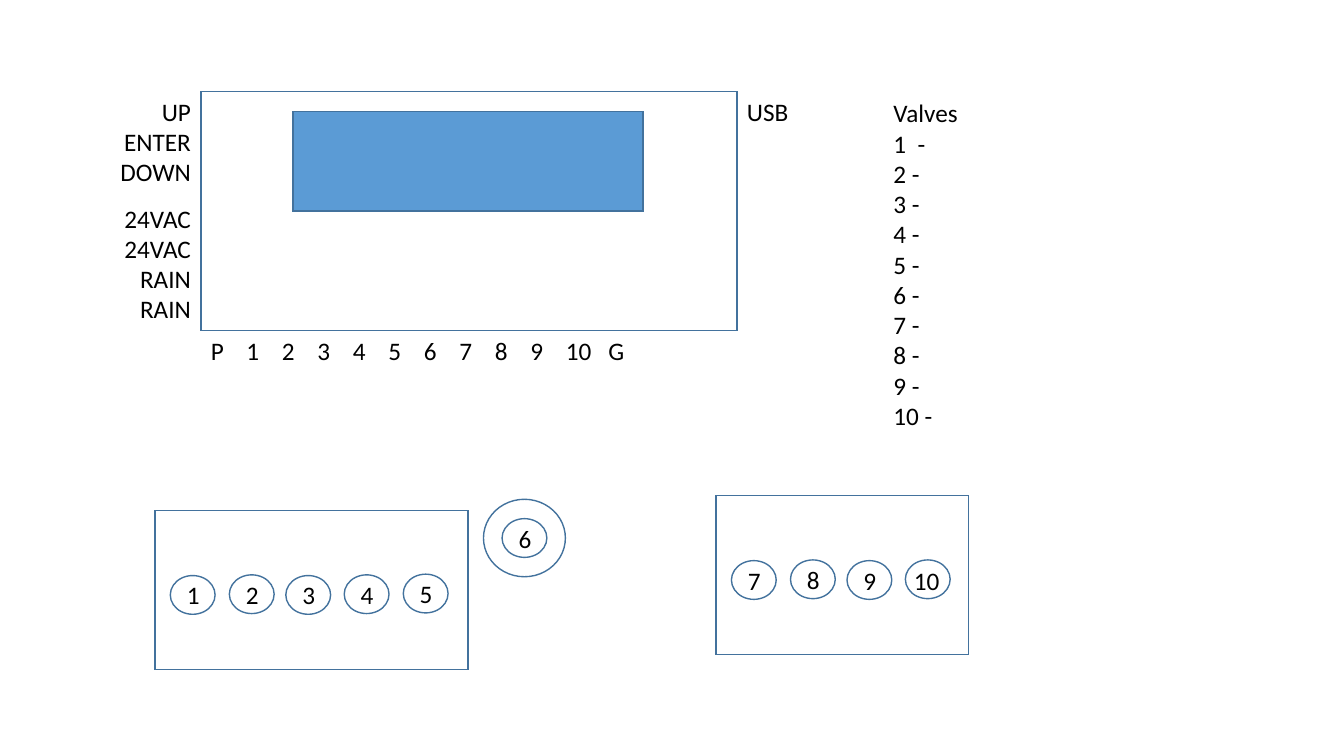
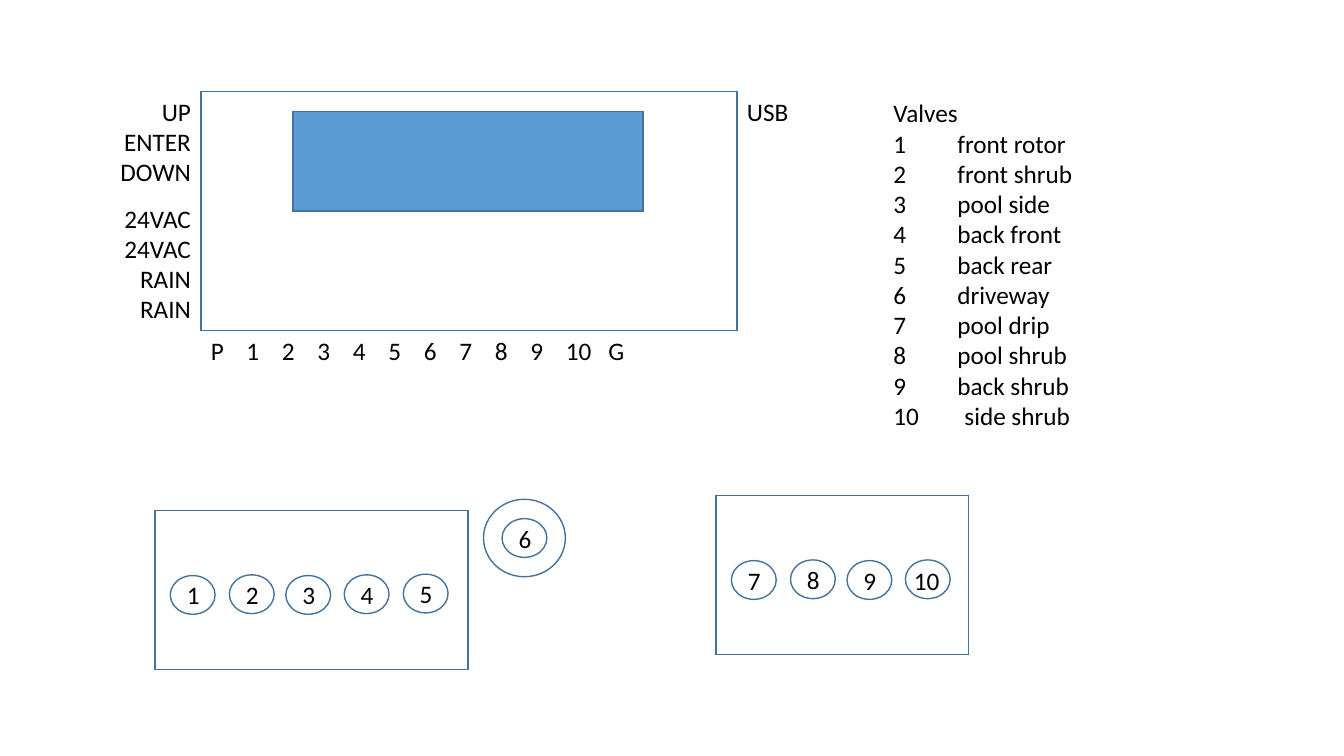
Before and after one commit to cdadgar/sprinkler, a slide deck: slide 1 of sprinkler.pptx. Drawn at 1344x756 pixels with LibreOffice and Linux fonts; fonts in the diff are those of the drawing. Boxes give left, top, right and bottom in pixels: in the first picture for what was removed or moved away, otherwise in the second. Text is boxed around its words. In the diff, an @@ line names an element or a change of style, - is before the commit and + after.

```diff
--- a/sprinkler.pptx
+++ b/sprinkler.pptx
@@ text at (x1=893, y1=135, x2=1072, y2=425): text changed @@
-1 -
-2 -
-3 -
-4 -
-5 -
-6 -
-7 -
-8 -
-9 -
-10 -
+1 front rotor
+2 front shrub
+3 pool side
+4 back front
+5 back rear
+6 driveway
+7 pool drip
+8 pool shrub
+9 back shrub
+10 side shrub
```
Also in this commit, not shown: 2 slides added, 1 other file.
